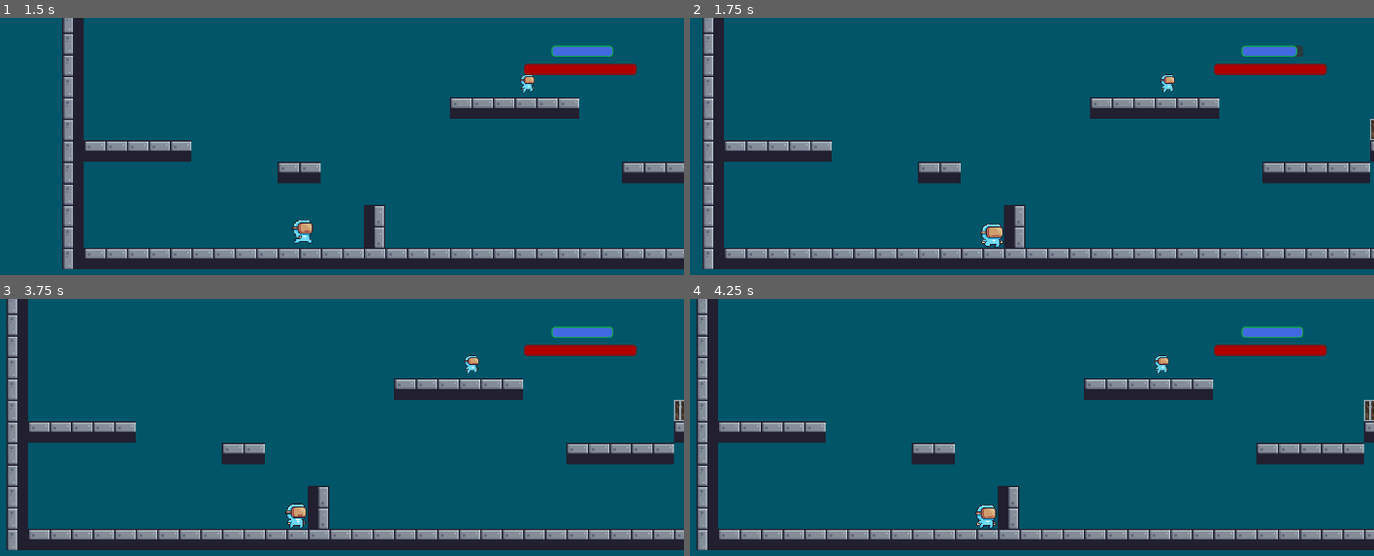
Above: before the commit, frames 1-4 (two rows, left to right).
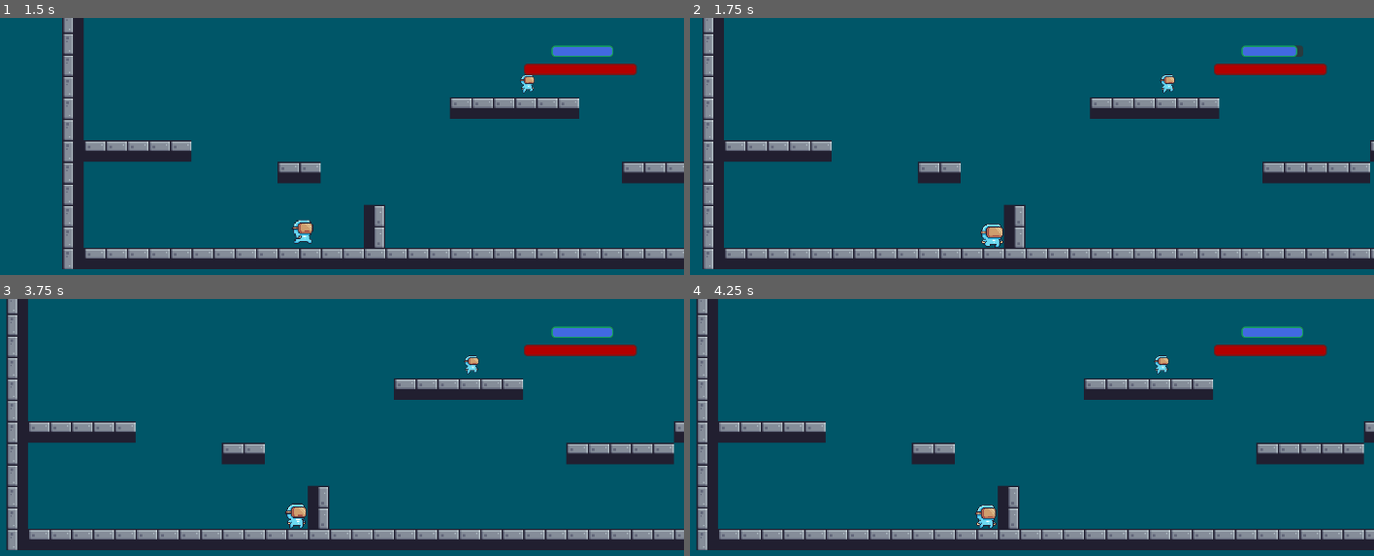
Above: after the commit, the same moments.

Repository: junaid-mahmood/Vasilio2D
Game: Godot game, scene res://main.tscn
The game is run twice, just before and just after one commit, with the same random seed, the same clock (stepped at 60 frames per second) and the same inputs.
Inputs:
- Up to frame 1 (1.5 s): tap Enter at 0.5 s; hold Right (ui_right) from 0.53 s (still down); tap Space (ui_select) at 0.77 s
- Up to frame 2 (1.75 s): keep holding Right (ui_right); tap Space (ui_select) at 1.52 s
- Up to frame 3 (3.75 s): release Right (ui_right) at 2.03 s; hold Left (ui_left) 2.03-2.78 s; hold Right (ui_right) from 2.78 s (still down); tap Space (ui_select) at 3.02 s
- Up to frame 4 (4.25 s): keep holding Right (ui_right); tap Space (ui_select) at 3.77 s

Frame 1 is identical in both runs. In frame 2, less than 0.1% of the frame differs, in the area x 99-100%, y 39-48%; in frame 3, 0.1%, in the area x 98-100%, y 39-48%; in frame 4, 0.1%.

Commit message:
static body barrel

Diff:
--- /dev/null
+++ b/game/barrel/impasible.tscn
@@ -0,0 +1,12 @@
+[gd_scene load_steps=2 format=3 uid="uid://cdkr5ypexve51"]
+
+[sub_resource type="RectangleShape2D" id="RectangleShape2D_ccx3n"]
+size = Vector2(29, 30)
+
+[node name="StaticBody2D" type="StaticBody2D"]
+collision_layer = 63
+collision_mask = 63
+
+[node name="CollisionShape2D" type="CollisionShape2D" parent="."]
+position = Vector2(-0.25, 0.75)
+shape = SubResource("RectangleShape2D_ccx3n")
--- a/game/enemy/enemy_bullet.gd
+++ b/game/enemy/enemy_bullet.gd
@@ -12,3 +12,4 @@
 func _on_body_entered(body: Node2D) -> void:
 	if 'player_damage' in body:
 		body.player_damage(30)
+	queue_free()
--- a/game/main.gd
+++ b/game/main.gd
@@ -19,6 +19,7 @@
 
 func _on_enemy_enemy_shoot(pos: Variant, player_pos: Variant) -> void:
 	var bullet = enemy_bullet_scene.instantiate()
+	pos.y -= 20
 	bullet.position = pos
 	var direction: Vector2 = (player_pos - pos).normalized()
 	bullet.velocity = direction * bullet.speed
--- a/game/main.tscn
+++ b/game/main.tscn
@@ -8,6 +8,7 @@
 [ext_resource type="Script" path="res://jump_bar.gd" id="4_l3lgs"]
 [ext_resource type="Script" path="res://health_bar.gd" id="5_rhnuf"]
 [ext_resource type="PackedScene" uid="uid://8sco8kh0fk4w" path="res://enemy/enemy.tscn" id="8_cwafa"]
+[ext_resource type="PackedScene" uid="uid://cdkr5ypexve51" path="res://barrel/impasible.tscn" id="8_ln4fk"]
 
 [sub_resource type="TileSetAtlasSource" id="TileSetAtlasSource_rkc28"]
 texture = ExtResource("2_i5v1g")
@@ -202,17 +203,6 @@
 tile_map_data = PackedByteArray("AAAAABMAAAAAAAEAAAAAABIAAAAAAAEAAAAAABEAAAAAAAEAAAAAABAAAAAAAAEAAAAAAA8AAAAAAAEAAAAAAA …(2416 unchanged characters)…
 tile_set = SubResource("TileSet_c5u5g")
 
-[node name="CharacterBody2D" parent="." instance=ExtResource("3_tac4o")]
-position = Vector2(84, 609)
-
-[node name="Camera2D" type="Camera2D" parent="CharacterBody2D"]
-position = Vector2(0.5, -7)
-scale = Vector2(0.5, 0.5)
-position_smoothing_enabled = true
-position_smoothing_speed = 20.0
-
-[node name="Bullets" type="Node2D" parent="."]
-
 [node name="CanvasLayer" type="CanvasLayer" parent="."]
 
 [node name="JumpBar" type="ProgressBar" parent="CanvasLayer"]
@@ -241,16 +231,30 @@
 show_percentage = false
 script = ExtResource("5_rhnuf")
 
-[node name="barrel" parent="." instance=ExtResource("4_5bejk")]
-position = Vector2(1008, 432)
-
 [node name="EnemyBullets" type="Node2D" parent="."]
 
 [node name="enemy" parent="." instance=ExtResource("8_cwafa")]
 position = Vector2(690, 378)
 
+[node name="StaticBody2D" parent="." instance=ExtResource("8_ln4fk")]
+position = Vector2(1041, 432)
+
+[node name="barrel" parent="StaticBody2D" instance=ExtResource("4_5bejk")]
+position = Vector2(1, 0)
+
+[node name="Bullets" type="Node2D" parent="."]
+
+[node name="CharacterBody2D" parent="." instance=ExtResource("3_tac4o")]
+position = Vector2(84, 609)
+
+[node name="Camera2D" type="Camera2D" parent="CharacterBody2D"]
+position = Vector2(0.5, -7)
+scale = Vector2(0.5, 0.5)
+position_smoothing_enabled = true
+position_smoothing_speed = 20.0
+
+[connection signal="enemy_shoot" from="enemy" to="." method="_on_enemy_enemy_shoot"]
+[connection signal="explo_damage" from="StaticBody2D/barrel" to="CharacterBody2D" method="_on_barrel_explo_damage"]
 [connection signal="player_pos" from="CharacterBody2D" to="." method="_on_character_body_2d_player_pos"]
 [connection signal="player_pos" from="CharacterBody2D" to="enemy" method="_on_character_body_2d_player_pos"]
 [connection signal="shoot" from="CharacterBody2D" to="." method="_on_player_shoot"]
-[connection signal="explo_damage" from="barrel" to="CharacterBody2D" method="_on_barrel_explo_damage"]
-[connection signal="enemy_shoot" from="enemy" to="." method="_on_enemy_enemy_shoot"]
Not shown: 1 places in game/main.tscn that only renumber resources
